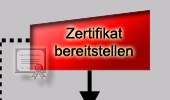
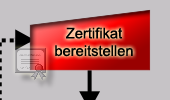
Layered file, before and after one edit (170 x 100). Changes by layer:
added layer "Ebene 5" above "Objekt 1" over [14, 29, 31, 51]
